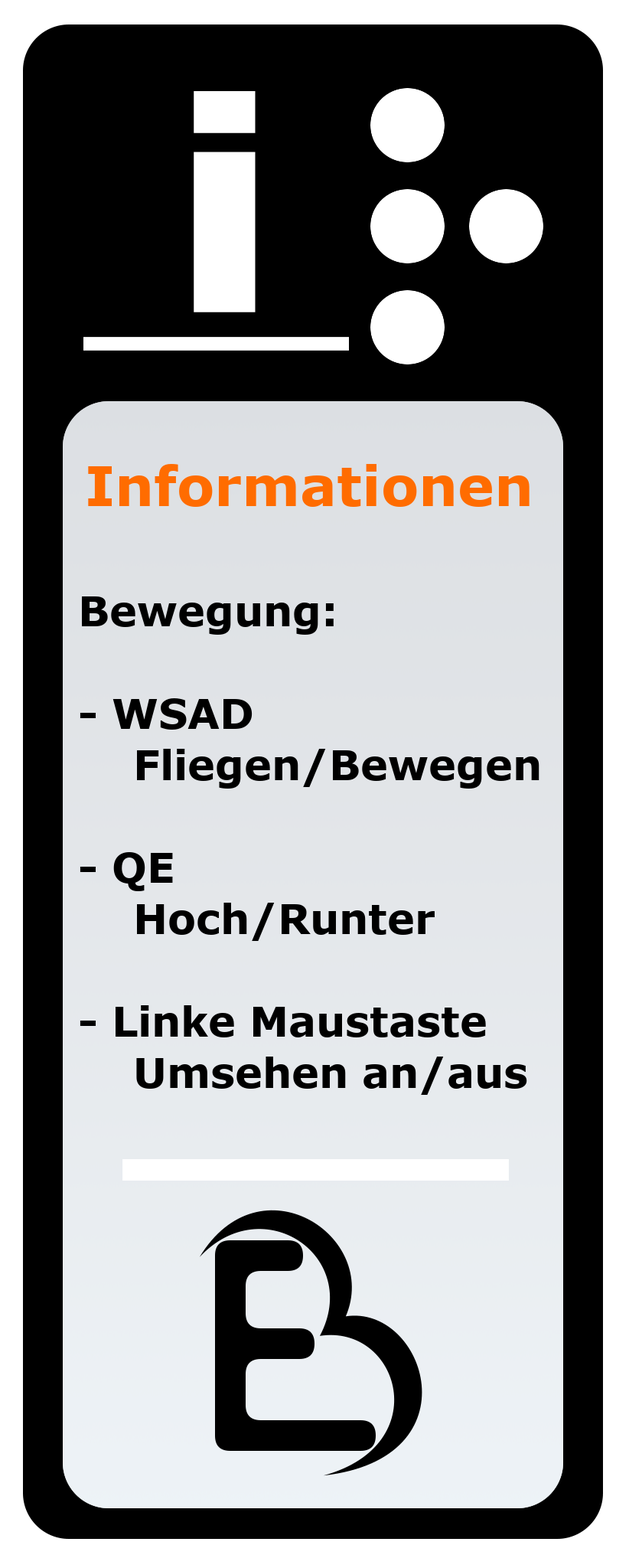
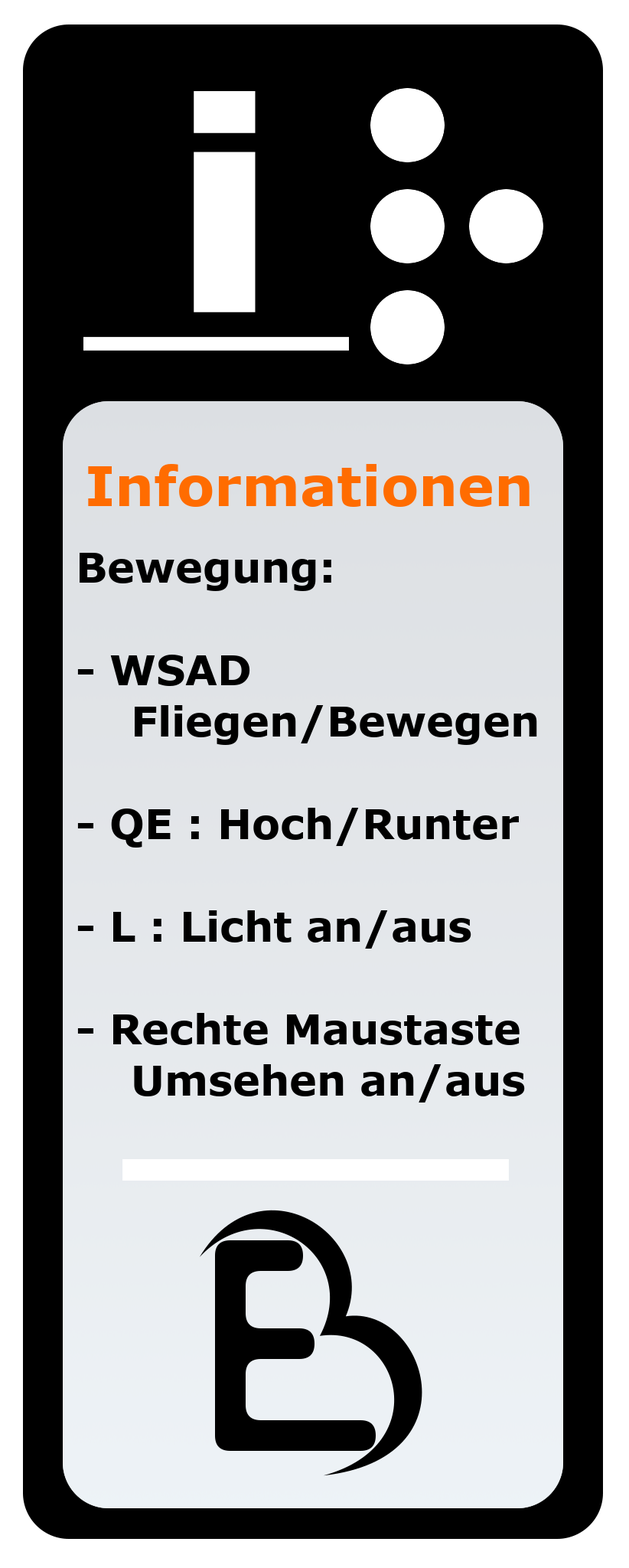
Layered file, before and after one edit (629x1568). Changes by layer:
painted on "Bewegung: ..." over (77, 552, 540, 1103)
